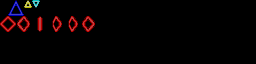
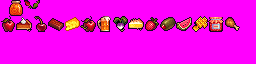
Layers edited between the first and the second 256×64 image:
painted on "sprites.png" over [left=0, top=0, right=256, bottom=64]
added layer "Background" over [left=0, top=0, right=256, bottom=64]
